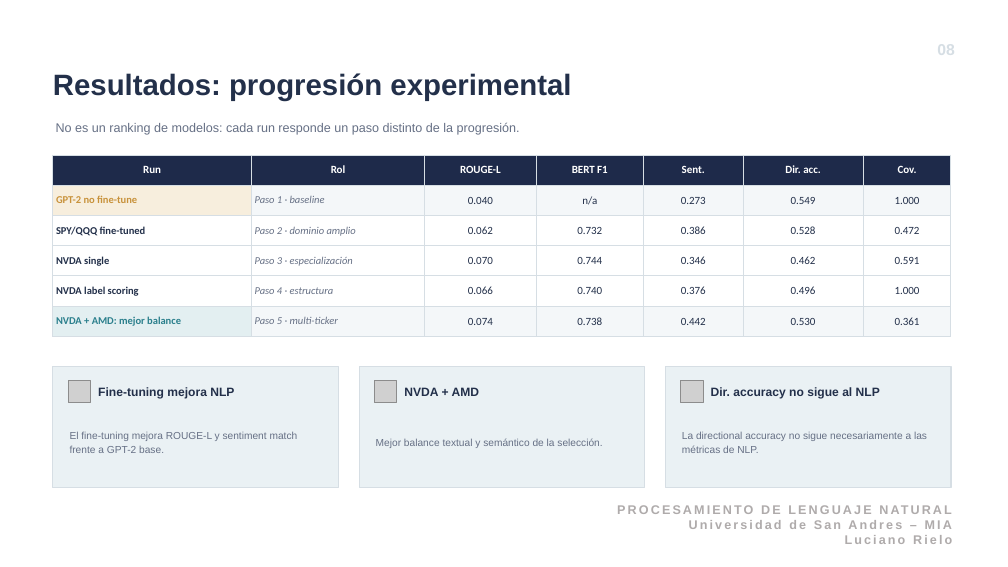
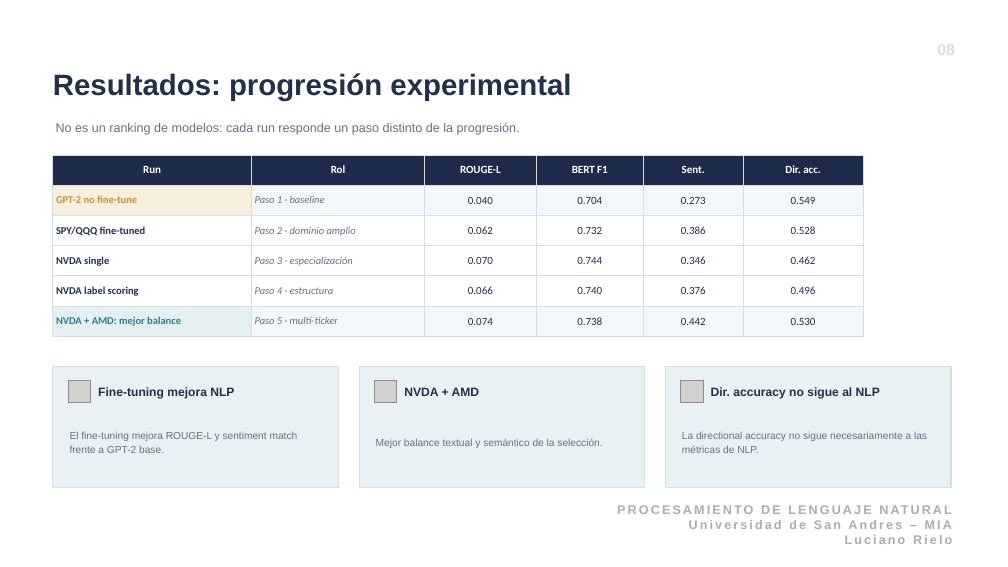
Before and after one commit to LucianoRielo/news-ai-generator, a slide deck: slide 8 of presentacion_nlp_finanzas.pptx. Drawn at 1008x567 pixels with LibreOffice and Linux fonts; fonts in the diff are those of the drawing; grey boxes stand for pictures. Boxes give left, top, right and bottom in pixels: in the first picture for what was removed or moved away, otherwise in the second. Text is boxed around its words. In the diff, an @@ line names an element or a change of style, - is before the commit and + after.

```diff
--- a/presentacion_nlp_finanzas.pptx
+++ b/presentacion_nlp_finanzas.pptx
@@ table at [53, 155, 864, 337] @@
-column 4, row 2: n/a
+column 4, row 2: 0.704
-column 7: Cov. | 1.000 | 0.472 | 0.591 | 1.000 | 0.361
@@ table: place and size @@
-table at [53, 155, 952, 337]
+table at [53, 155, 864, 337]
```
Also in this commit, not shown: 10 other slides changed, 1 slide removed.
